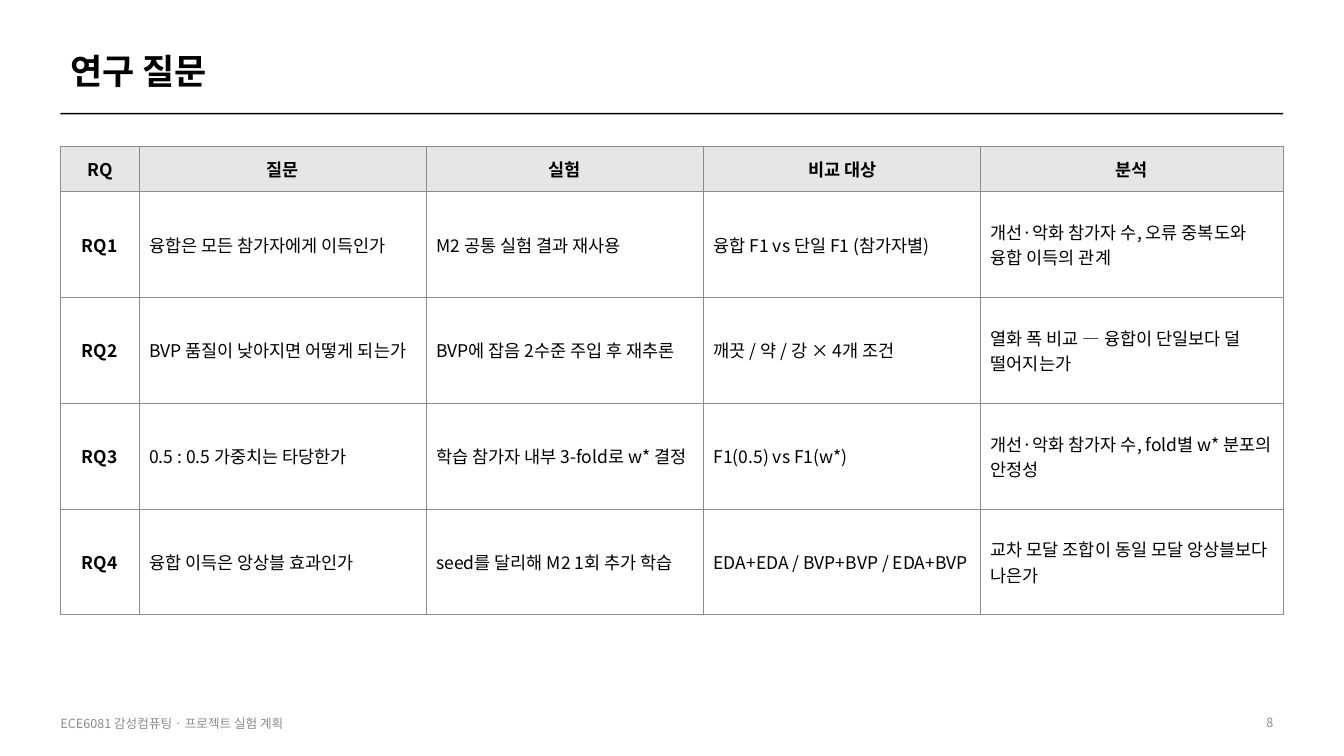
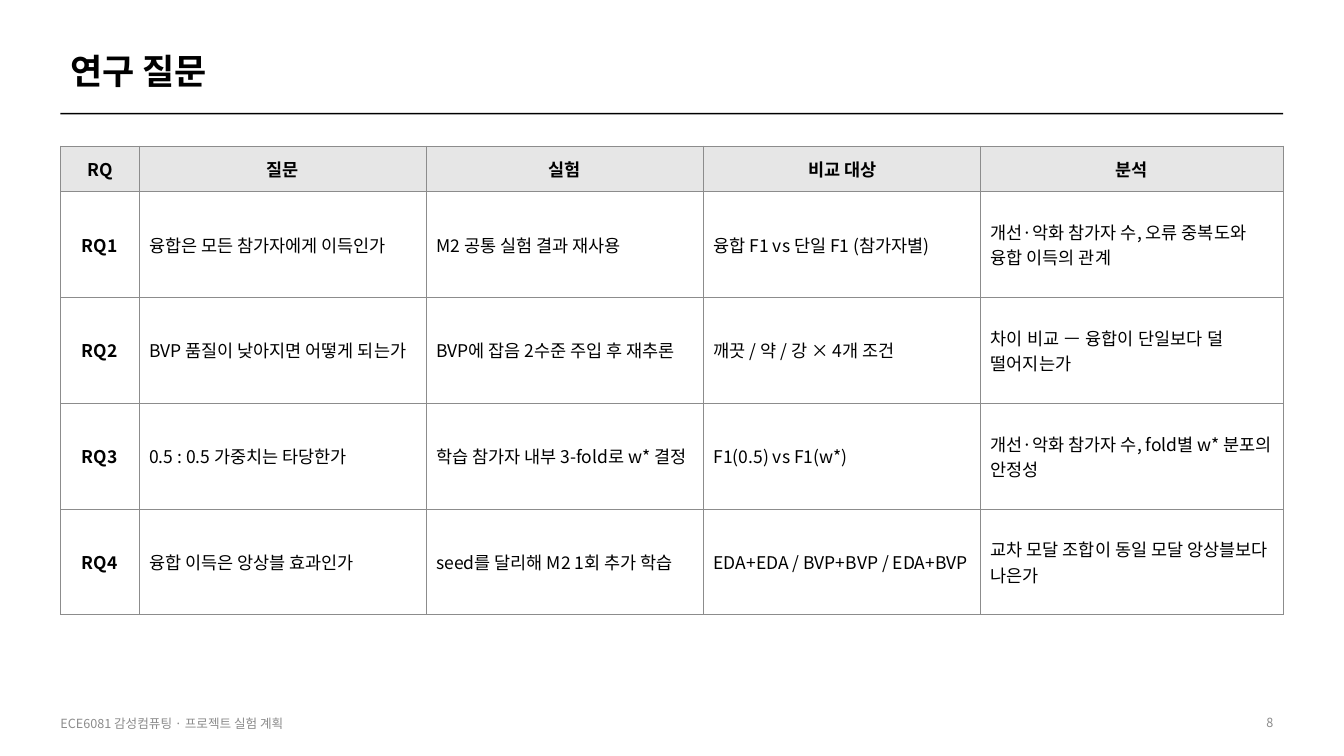
Before and after one commit to HuiJongJung/ece6081-affective-computing, a slide deck: slide 8 of docs/experiment_plan.pptx. Drawn at 1344x756 pixels with LibreOffice and Linux fonts; fonts in the diff are those of the drawing. Boxes give left, top, right and bottom in pixels: in the first picture for what was removed or moved away, otherwise in the second. Text is boxed around its words. In the diff, an @@ line names an element or a change of style, - is before the commit and + after.

Commit message:
Drop redundant delta columns from RQ2 result table

```diff
--- a/docs/experiment_plan.pptx
+++ b/docs/experiment_plan.pptx
@@ table at (60,146,1284,615) @@
-row 3, column 5: 열화 폭 비교 — 융합이 단일보다 덜 떨어지는가
+row 3, column 5: 차이 비교 — 융합이 단일보다 덜 떨어지는가
```
Also in this commit, not shown: 1 other slide changed.
